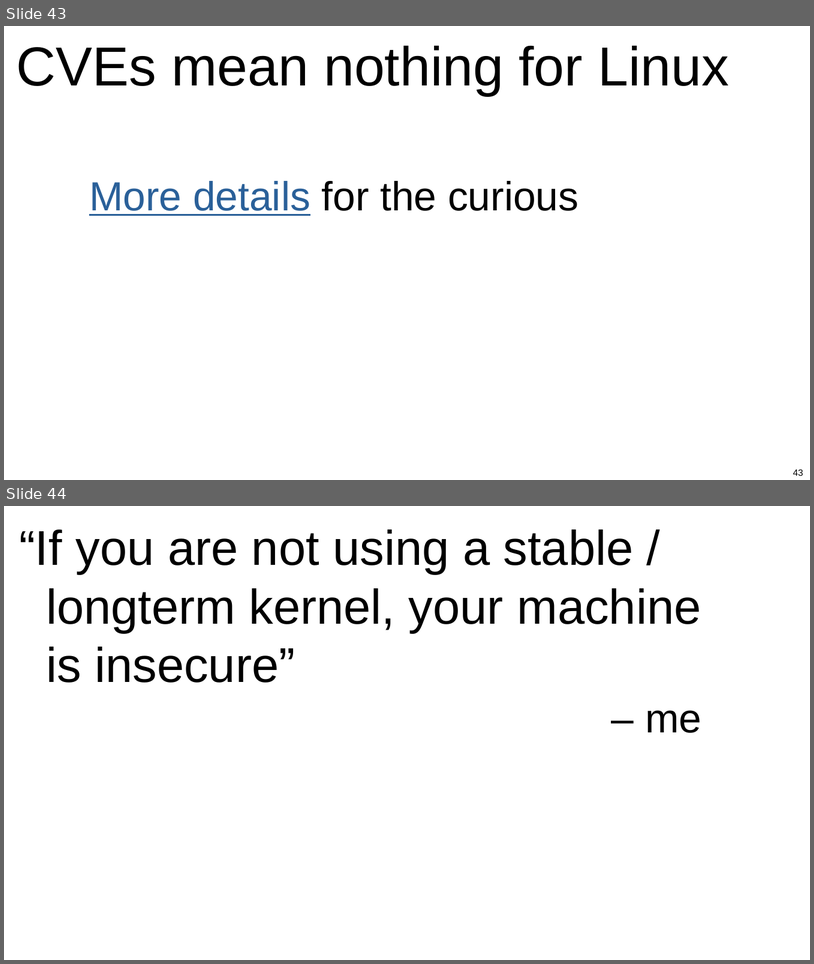
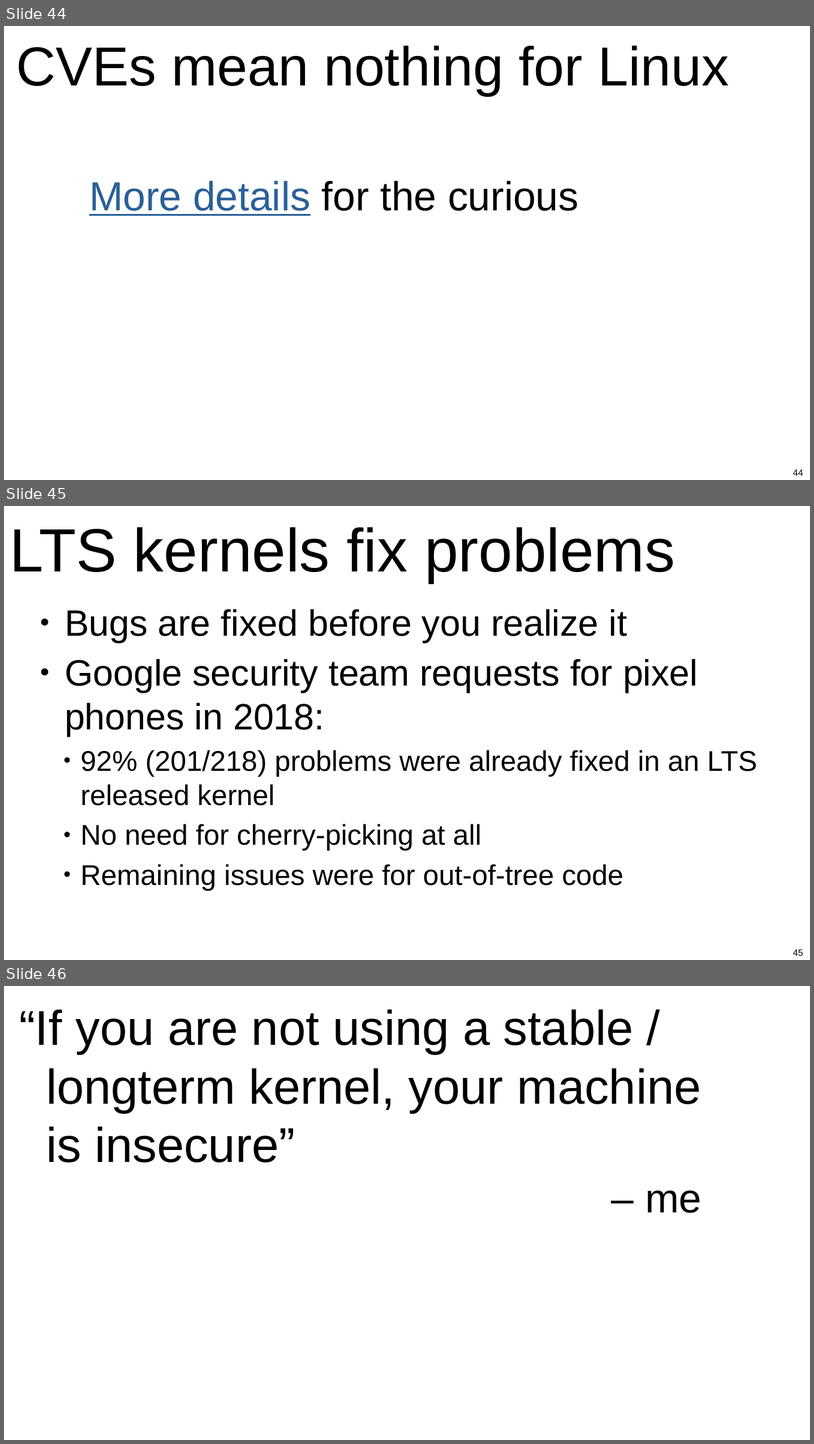
Before and after one commit to gregkh/kernel-development, a slide deck: kernel-development-wide.odp. Shown one above the other, each under a label of ours: slides 43 and 44 before the commit, slides 44, 45 and 46 after it. The pictures are 814x964 and 814x1444 pixels, drawn with LibreOffice and Linux fonts; fonts in the diff are those of the drawing. Boxes give left, top, right and bottom in pixels: in the first picture for what was removed or moved away, otherwise in the second. Text is boxed around its words. In the diff, an @@ line names an element or a change of style, - is before the commit and + after.

```diff
--- a/kernel-development-wide.odp
+++ b/kernel-development-wide.odp
@@ slide 45 added at (4,506,810,960), background #FFFFFF @@
@@ text added at (9,527,675,582), 60 pt, text #000000 @@
+LTS kernels fix problems
@@ text added at (65,609,758,890), 28 pt, text #000000 @@
+● Bugs are fixed before you realize it
+● Google security team requests for pixel phones in 2018:
+    ● 92% (201/218) problems were already fixed in an LTS released kernel
+    ● No need for cherry-picking at all
+    ● Remaining issues were for out-of-tree code
@@ page number added at (794,949,804,955), 9 pt, text #000000 @@
+45
@@ what was slide 43 is now slide 44 @@
@@ page number at (794,469,804,475): text changed @@
-43
+44
@@ what was slide 44 is now slide 46 @@
```
Also in this commit, not shown: 23 slides changed, 2 other slides added, 1 slide removed, 1 other file.
